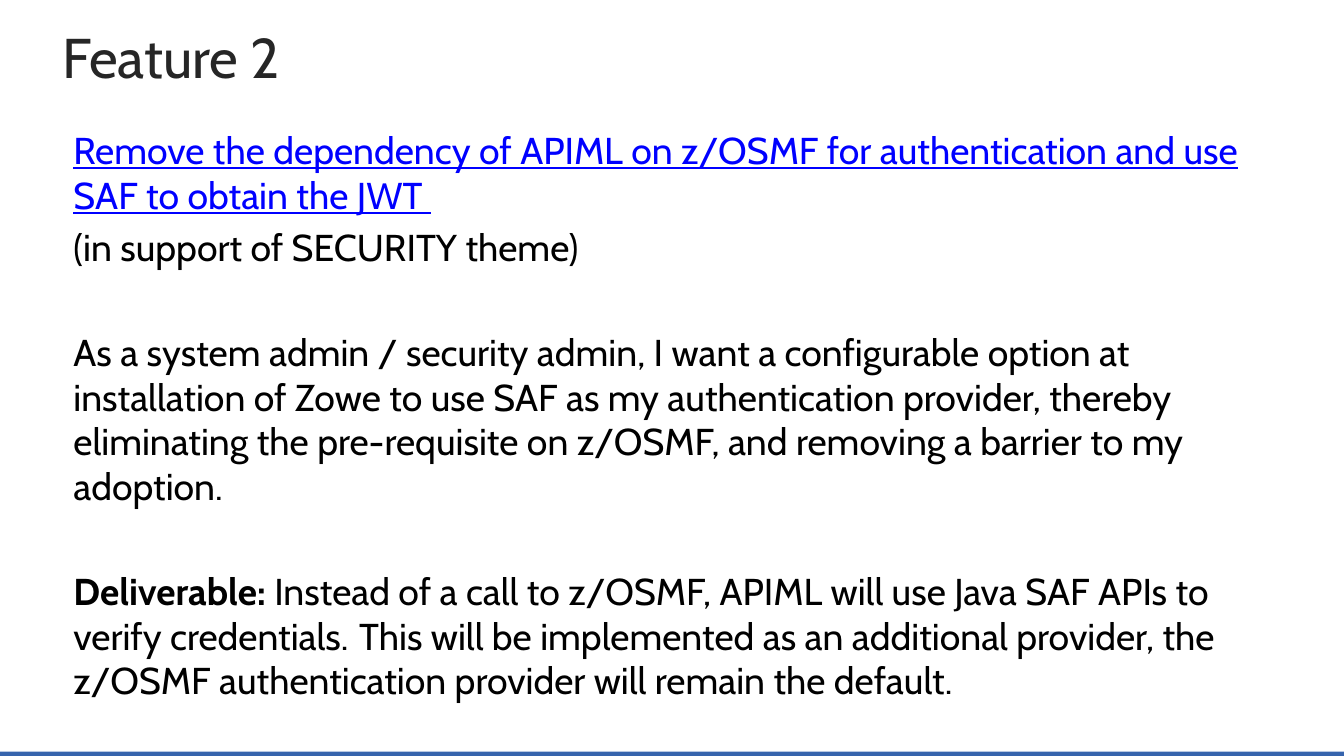
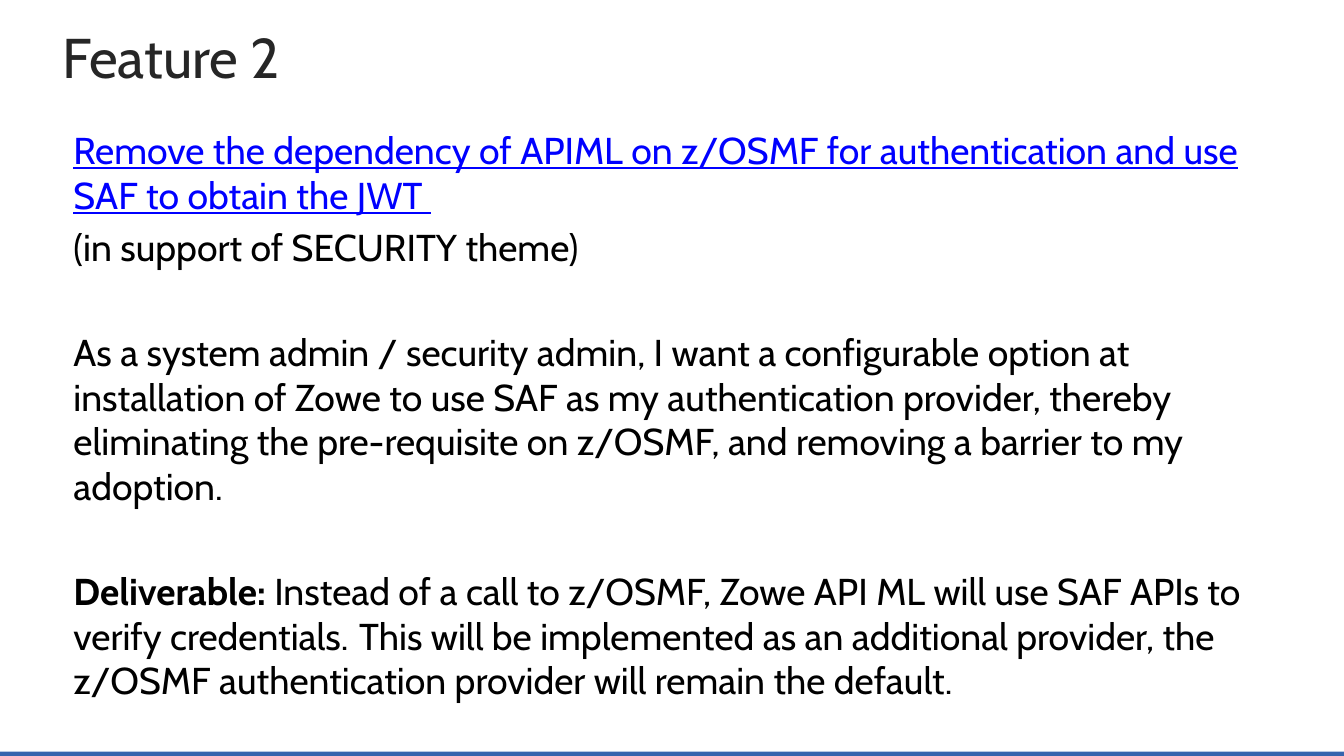
Before and after one commit to zowe/community, a slide deck: slide 7 of Project Management/20PI3 Planning/Zowe Community Squad Focus for 20PI3.pptx. Drawn at 1344x756 pixels with LibreOffice and Linux fonts; fonts in the diff are those of the drawing; background and template pictures are left out. Boxes give left, top, right and bottom in pixels: in the first picture for what was removed or moved away, otherwise in the second. Text is boxed around its words. In the diff, an @@ line names an element or a change of style, - is before the commit and + after.

```diff
--- a/Project Management/20PI3 Planning/Zowe Community Squad Focus for 20PI3.pptx
+++ b/Project Management/20PI3 Planning/Zowe Community Squad Focus for 20PI3.pptx
@@ text at (73,577,1240,703): text changed @@
-Deliverable: Instead of a call to z/OSMF, APIML will use Java SAF APIs to verify credentials. This will be implemented as an additional provider, the z/OSMF authentication provider will remain the default.
+Deliverable: Instead of a call to z/OSMF, Zowe API ML will use SAF APIs to verify credentials. This will be implemented as an additional provider, the z/OSMF authentication provider will remain the default.
```
Also in this commit, not shown: 2 other slides changed.
